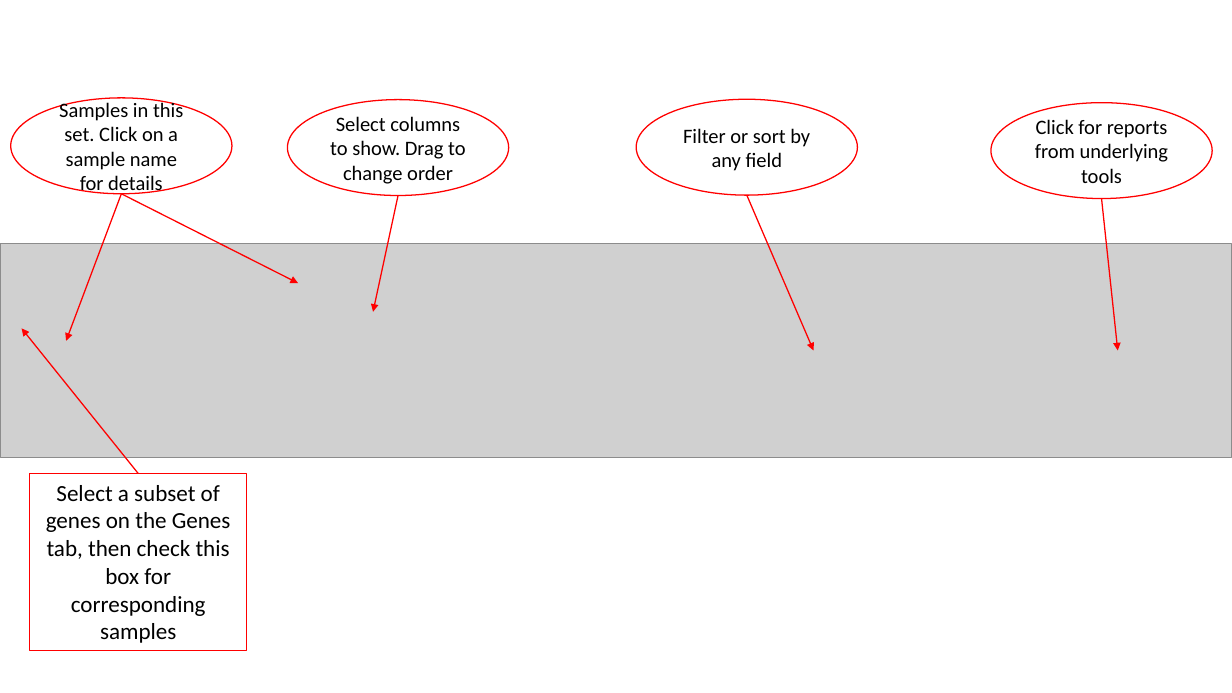
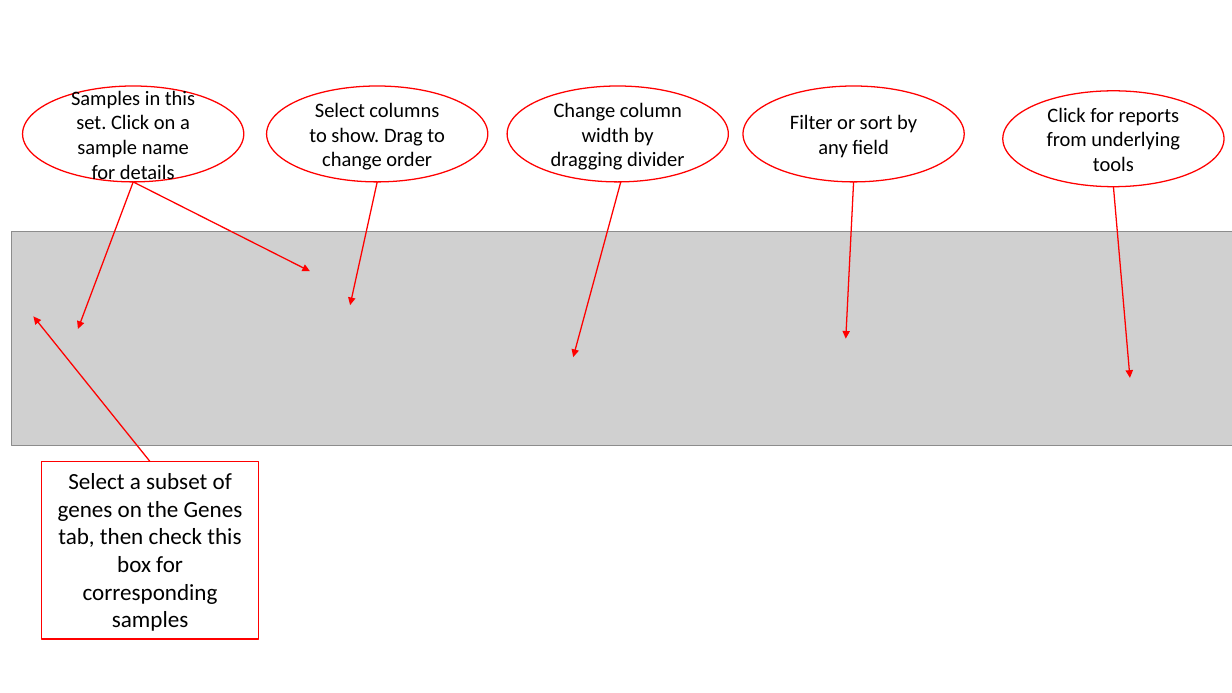
Before and after one commit to williamdlees/digby, a slide deck: slide 1 of src/assets/img/howto.pptx. Drawn at 1232x693 pixels with LibreOffice and Linux fonts; fonts in the diff are those of the drawing; grey boxes stand for pictures. Boxes give left, top, right and bottom in pixels: in the first picture for what was removed or moved away, otherwise in the second. Text is boxed around its words. In the diff, an @@ line names an element or a change of style, - is before the commit and + after.

```diff
--- a/src/assets/img/howto.pptx
+++ b/src/assets/img/howto.pptx
@@ ellipse "Select columns to show. Drag ...": place and size @@
-ellipse "Select columns to show. Drag ..." at (287, 100, 508, 196)
+ellipse "Select columns to show. Drag ..." at (267, 86, 488, 182)
@@ ellipse added at (507, 86, 728, 182), outline #FF0000 1 pt, 16 pt, text #000000 @@
+Change column width by dragging divider
@@ ellipse "Filter or sort by any ...": place and size @@
-ellipse "Filter or sort by any ..." at (637, 99, 858, 195)
+ellipse "Filter or sort by any ..." at (743, 86, 964, 182)
@@ 3 arrows, 2 ellipses, 1 picture, 1 rectangle: place and size @@
-3 arrows, 2 ellipses, 1 picture, 1 rectangle at (0, 98, 1232, 651)
+3 arrows, 2 ellipses, 1 picture, 1 rectangle at (12, 86, 1232, 640)
@@ arrow moved from (398, 196) - (373, 311) to (377, 182) - (350, 305) @@
@@ arrow added from (621, 181) to (573, 357), #FF0000 1 pt @@
@@ arrow moved from (747, 195) - (813, 350) to (854, 182) - (846, 338) @@
@@ arrow moved from (1102, 199) - (1118, 350) to (1114, 187) - (1130, 378) @@
```
Also in this commit, not shown: 6 other files.
